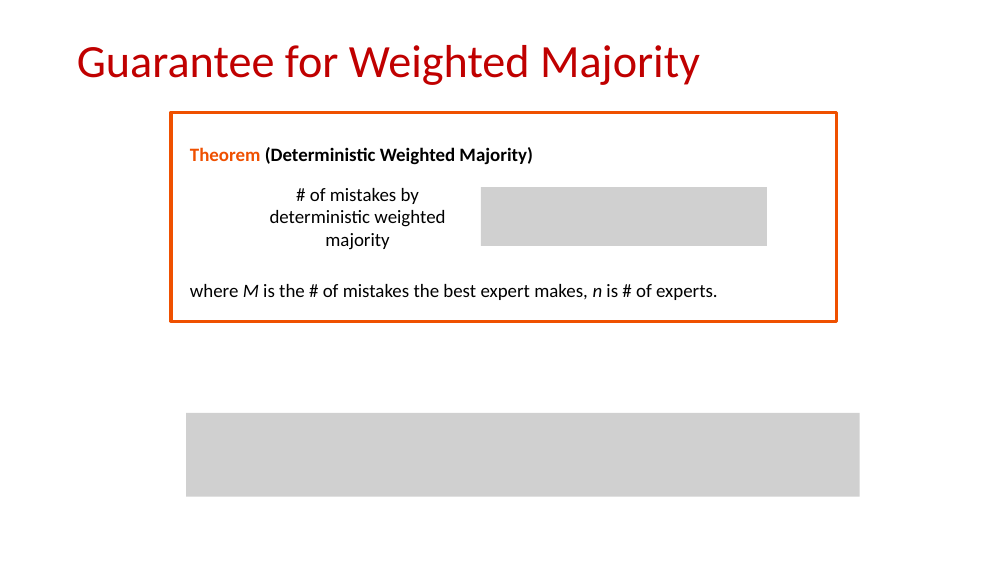
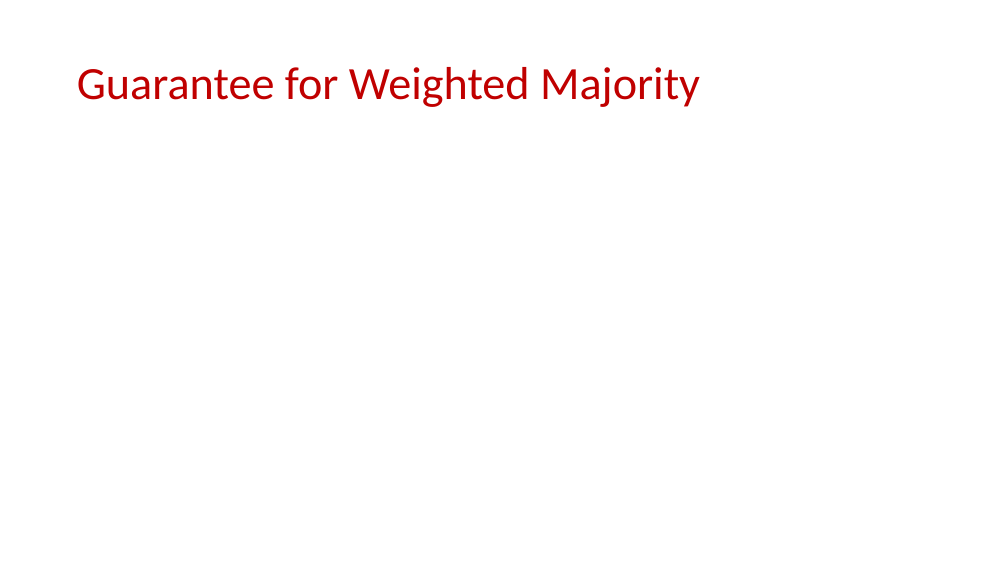
Before and after one commit to samsonzhou/samsonzhou.github.io, a slide deck: slide 15 of CSCE658-S24/L15.pptx (slide 10 before the commit). Drawn at 1008x567 pixels with LibreOffice and Linux fonts; fonts in the diff are those of the drawing; grey boxes stand for pictures. Boxes give left, top, right and bottom in pixels: in the first picture for what was removed or moved away, otherwise in the second. Text is boxed around its words. In the diff, an @@ line names an element or a change of style, - is before the commit and + after.

```diff
--- a/CSCE658-S24/L15.pptx
+++ b/CSCE658-S24/L15.pptx
@@ title "Guarantee for Weighted Majority" at box(77, 67, 700, 107): vertical alignment top to middle @@
@@ rectangle removed at box(171, 112, 837, 321) @@
-Theorem (Deterministic Weighted Majority)
-where M is the # of mistakes the best expert makes, n is # of experts.
@@ text removed at box(270, 188, 445, 250) @@
-# of mistakes by deterministic weighted majority
@@ picture removed at box(481, 188, 767, 247) @@
@@ picture removed at box(186, 413, 860, 497) @@
```
Also in this commit, not shown: 4 other slides changed, 25 slides added, 4 slides removed.
